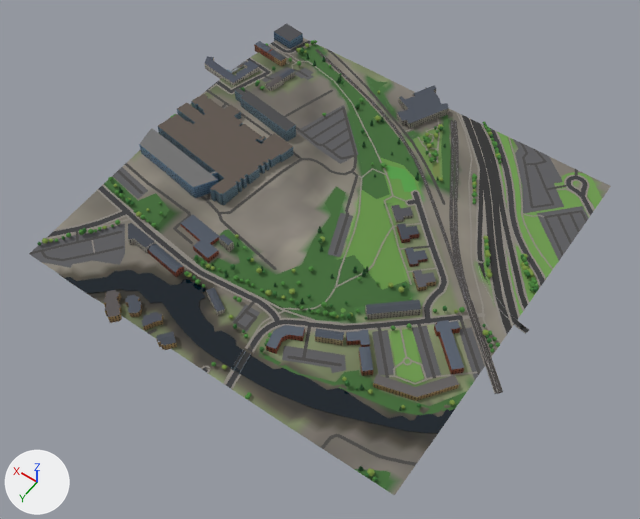
Two versions of the glTF model glasgow-subway/data/city/city_3_3.glb, one commit apart.
Before and after are seen from a 50 mm camera at (-2243.0, 1323.0, 818.0) aimed at (-1865.0, 794.0, -13.0). Lighting does not change. The marker at lower left points along +X, +Y and +Z. The first picture is the older version. Where no turn or scale is listed for an object, it has been applied to the vertices. Vertices at exactly the same position are counted once.

Names of what the first picture shows: 'buildings_3_3', 'green_3_3', 'rail_3_3', 'roads_3_3', 'terrain_3_3', 'water_3_3' and 1 more.
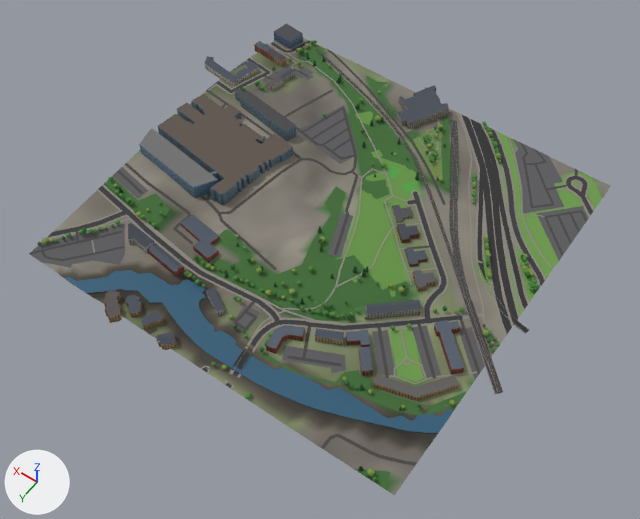
Pixel boxes (x1, y1, x2, y2) of what changed, in the pictures (640 x 519 px):
'water_3_3', surface changed, recoloured: (65, 270, 455, 433) in both
part 1 of me_buildings_3_3, deleted: before (219, 64, 244, 252)
part 2 of me_green_3_3, reshaped: before (338, 109, 415, 315); after (338, 109, 416, 315)

Edits to the bpy script that builds the scene:
```text
Change mat_mat_water:
    where n0 = _N.new('ShaderNodeBsdfPrincipled'); n0.name = 'Principled BSDF'
    n0.inputs[2].default_value: 0.08 -> 0.35  # 'Roughness'
    where n2 = _N.new('ShaderNodeMix'); n2.name = 'Mix'
    n2.inputs[7].default_value: (0.0331, 0.0946, 0.133, 1.0) -> (0.787, 0.89, 1.0, 1.0)  # 'B', dark cyan #335766 -> 'B', pale blue #e5f2ff
Change me_buildings_3_3:
    used by ob_buildings_3_3; location = (-1825.0, 749.0, 27.0)
    remove me_buildings_3_3.from_pydata(...)  # 1182 vertices, 1591 faces; spans x -266.0..266.0, y -265.0..265.0, z -20.0..20.0
    add me_buildings_3_3.from_pydata(...)  # 816 vertices, 1076 faces; spans x -266.0..266.0, y -265.0..265.0, z -20.0..20.0
    me_buildings_3_3 part 1: 9 loose pieces with 66 vertices, spanning x -3.0..229.0, y -255.0..116.0, z -19.0..10.0, are deleted
    other edits to the shape of me_buildings_3_3 do not show in these pictures
Change me_green_3_3:
    used by ob_green_3_3; location = (-1850.0, 750.0, 13.0)
    remove me_green_3_3.from_pydata(...)  # 832 vertices, 948 faces; spans x -250.0..250.0, y -250.0..250.0, z -11.0..11.0
    add me_green_3_3.from_pydata(...)  # 694 vertices, 672 faces; spans x -250.0..250.0, y -250.0..250.0, z -11.0..11.0
    me_green_3_3 part 2: 153 vertices removed from x -181.0..196.0, y -222.0..135.0, z -5.0..5.0; 21 vertices added at x -108.0..56.0, y -163.0..110.0, z -1.0..3.0
    other edits to the shape of me_green_3_3 do not show in these pictures
Change me_water_3_3:
    where me_water_3_3.from_pydata(...)  # 109 vertices, 108 faces; spans x -227.0..227.0, y -58.0..58.0, z -2.0..2.0
    used by ob_water_3_3; location = (-1873.0, 942.0, 9.0)
    me_water_3_3 part 3: 108 faces centred in x -226.0..220.0, y -56.0..58.0, z -2.0..2.0 are repainted in the vertex colours; the middle colour goes from dark blue #2a4d5c to dark blue #326076
```
